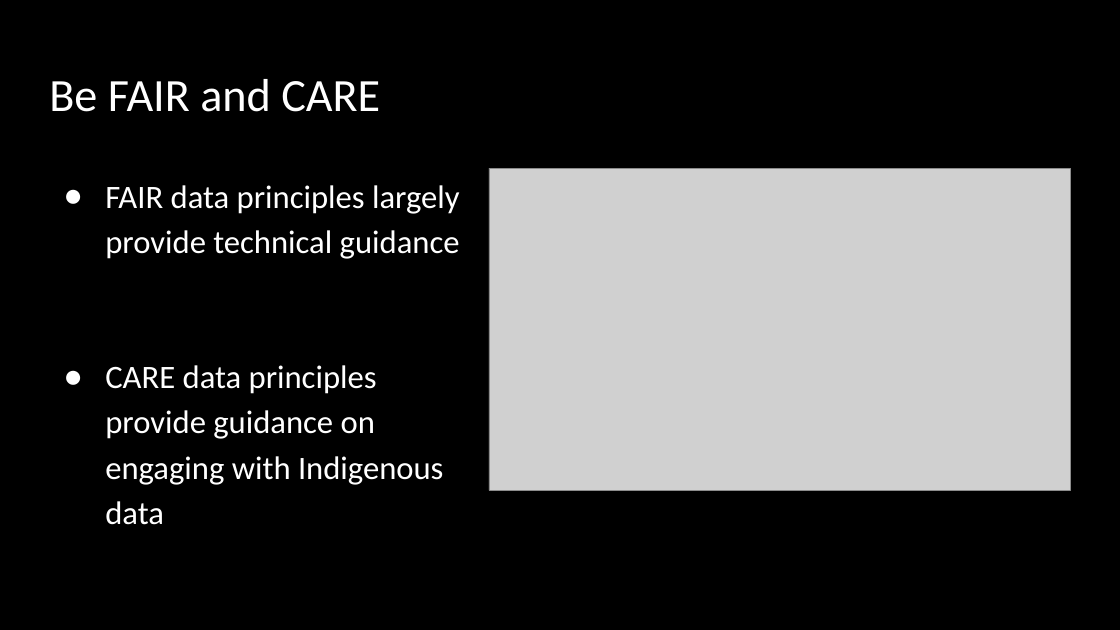
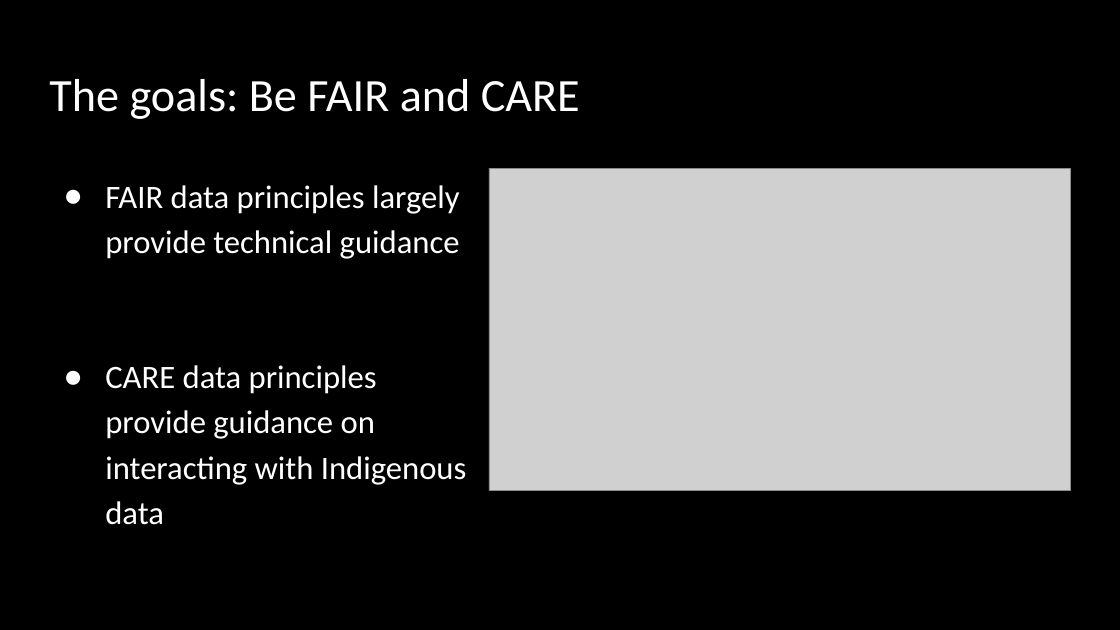
Before and after one commit to GenomicsAotearoa/data-management-resources, a slide deck: slide 3 of docs/figures/BGDMH-data-mgmt-teaching-resource.pptx. Drawn at 1120x630 pixels with LibreOffice and Linux fonts; fonts in the diff are those of the drawing; grey boxes stand for pictures. Boxes give left, top, right and bottom in pixels: in the first picture for what was removed or moved away, otherwise in the second. Text is boxed around its words. In the diff, an @@ line names an element or a change of style, - is before the commit and + after.

```diff
--- a/docs/figures/BGDMH-data-mgmt-teaching-resource.pptx
+++ b/docs/figures/BGDMH-data-mgmt-teaching-resource.pptx
@@ title at <box>49,79,580,119</box>: text changed @@
-Be FAIR and CARE
+The goals: Be FAIR and CARE
@@ text at <box>105,365,467,525</box>: text changed @@
-● CARE data principles provide guidance on engaging with Indigenous data
+● CARE data principles provide guidance on interacting with Indigenous data
```
Also in this commit, not shown: 1 other slide changed.
